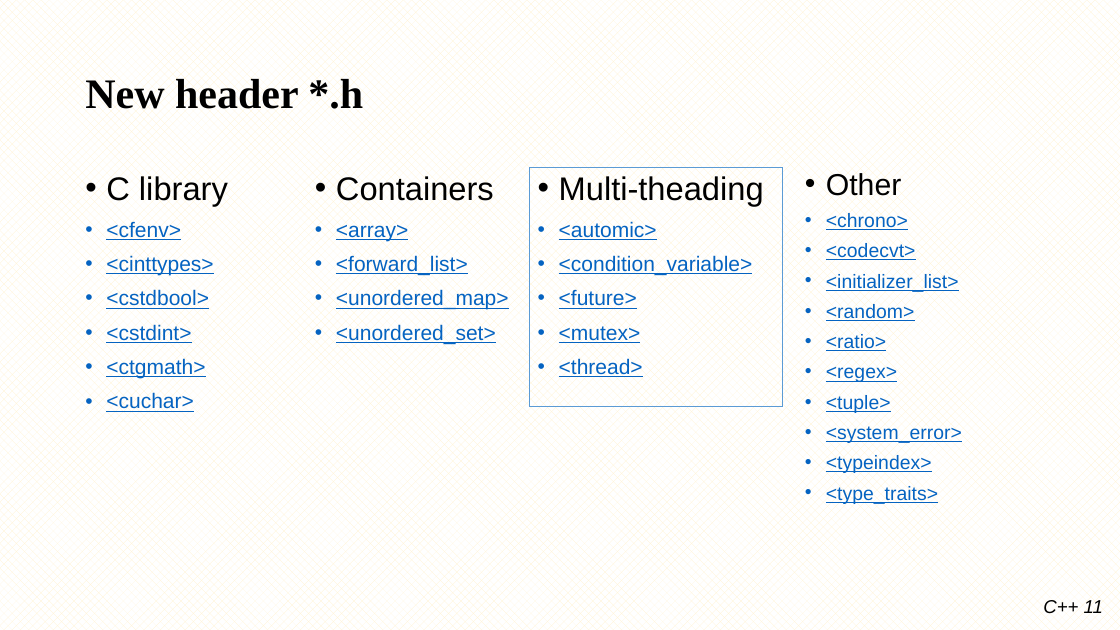
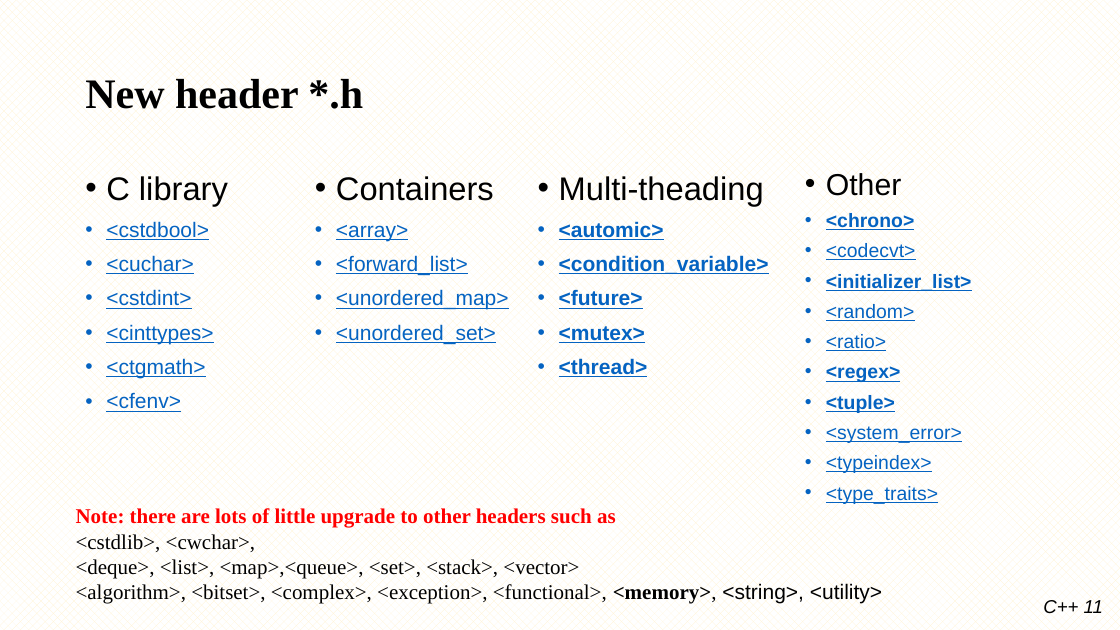
Before and after one commit to minhthedt/hello-world, a slide deck: slide 4 of Training/LG_Training_C++11.pptx. Drawn at 1120x630 pixels with LibreOffice and Linux fonts; fonts in the diff are those of the drawing; background and template pictures are left out. Boxes give left, top, right and bottom in pixels: in the first picture for what was removed or moved away, otherwise in the second. Text is boxed around its words. In the diff, an @@ line names an element or a change of style, - is before the commit and + after.

Commit message:
Finish Others

```diff
--- a/Training/LG_Training_C++11.pptx
+++ b/Training/LG_Training_C++11.pptx
@@ text "Multi-theading": place and size @@
-text "Multi-theading" at [529, 168, 782, 408]
+text "Multi-theading" at [559, 176, 769, 377]
@@ text "Multi-theading" at [559, 176, 769, 377]: outline #5B9BD5 0.75 pt to none @@
@@ text at [106, 221, 213, 378]: paragraphs added @@
+• <cstdbool>
+• <cuchar>
+• <cstdint>
+• <cinttypes>
+• <ctgmath>
@@ text at [559, 221, 769, 377]: bold on in "<automic>", "<condition_variable>", "<future>", "<mutex>" and 1 more places @@
@@ text at [826, 213, 972, 413]: bold on in "<chrono>", "<initializer_list>", "<regex>", "<tuple>" @@
@@ text at [106, 255, 213, 412]: paragraphs removed @@
-• <cinttypes>
-• <cstdbool>
-• <cstdint>
-• <ctgmath>
-• <cuchar>
@@ text added at [76, 508, 882, 604], 18 pt, text #000000 @@
+Note: there are lots of little upgrade to other headers such as
+<cstdlib>, <cwchar>,
+<deque>, <list>, <map>,<queue>, <set>, <stack>, <vector>
+<algorithm>, <bitset>, <complex>, <exception>, <functional>, <memory>, <string>, <utility>
```
Also in this commit, not shown: 1 other slide changed, 18 other files.
